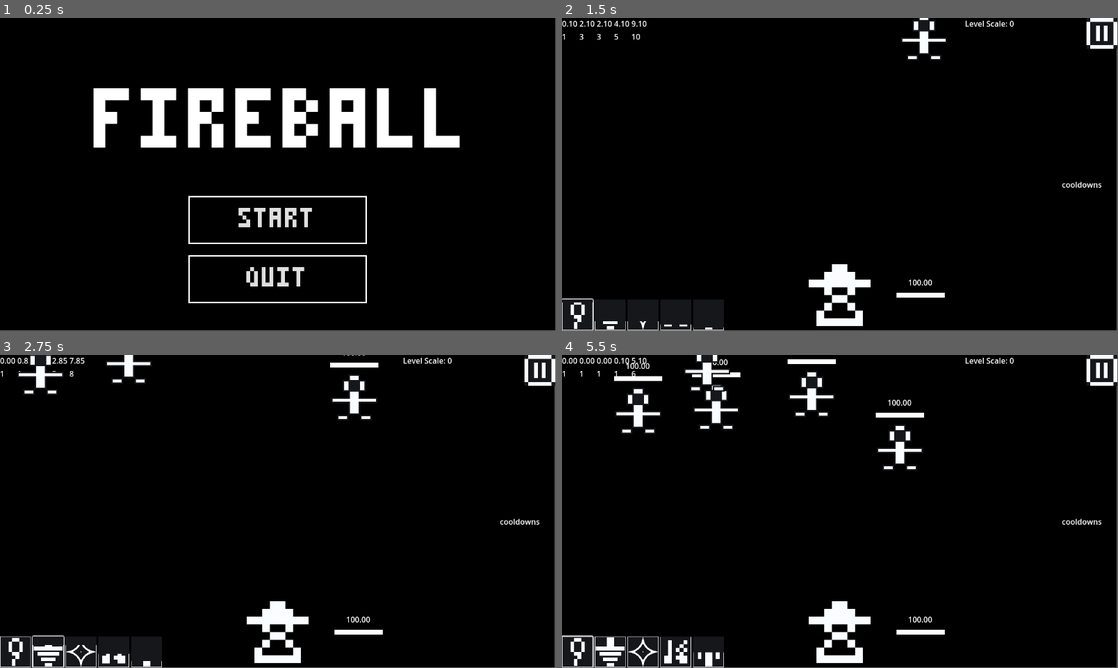
Above: before the commit, frames 1-4 (two rows, left to right).
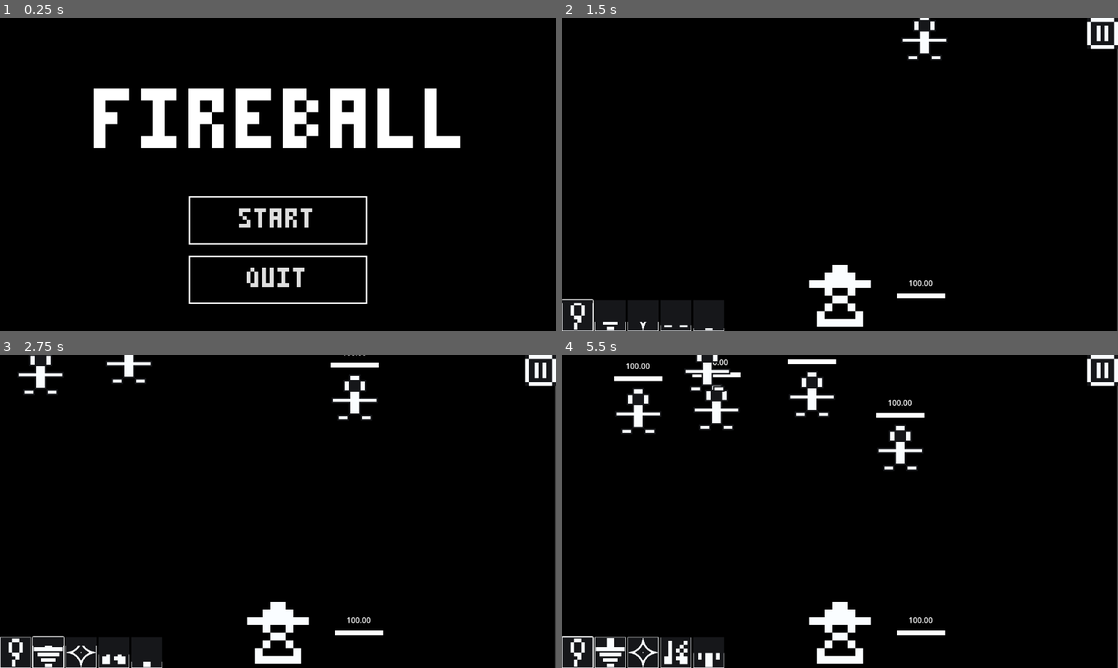
Above: after the commit, the same moments.

Repository: ThomasApplewhite/FIREBALL-Prototype
Game: Godot game, scene res://Source/GameScenes/MainMenu.tscn
Same seed, same stepped clock (60 frames per second), same inputs: the game is played once before the commit and once after it.
Inputs (mouse positions are in pixels of both pictures, inside the frame that each line leads up to):
- Up to frame 1 (0.25 s): no input
- Up to frame 2 (1.5 s): click "START" at 0.5 s; click (578, 315) at 1.27 s
- Up to frame 3 (2.75 s): click (50, 652) at 2.02 s
- Up to frame 4 (5.5 s): click (645, 652) at 2.77 s; click (673, 652) at 3.52 s; click (706, 652) at 4.27 s; click (578, 652) at 5.02 s
In our replay, the window is 799x449 before the commit and 800x450 after it. These sizes can differ from the game's own. Grey fills any space a smaller window leaves; there, only what the larger window draws over its background counts as a difference.

The runs differ from the first frame. In frame 1, 2.1% of the frame differs, in the area x 16-83%, y 22-92%; in frame 2, 1.5%; in frame 3, 1.7%; in frame 4, 2.3%, in the area x 0-100%, y 0-100%.

Commit message:
Enabled Screen Stretch and Disabled Debug Text

Diff:
--- a/Source/Functionality/game_state.tscn
+++ b/Source/Functionality/game_state.tscn
@@ -10,6 +10,7 @@
 [node name="GameState" type="Node" node_paths=PackedStringArray("buff_buttons")]
 script = ExtResource("1_4xlq6")
 buff_buttons = [NodePath("PostLevelControl/WinControl/BuffSelectorGridContainer/DamageButton"), NodePath("PostLevelCont …(226 unchanged characters)…
+show_debug_info = false
 
 [node name="DamageDealer" parent="." instance=ExtResource("2_428ch")]
 
@@ -136,6 +137,7 @@
 text = "RETRY"
 
 [node name="DebugControl" type="Control" parent="."]
+visible = false
 layout_mode = 3
 anchors_preset = 15
 anchor_right = 1.0
@@ -154,7 +156,6 @@
 grow_horizontal = 0
 
 [node name="PlayerBuffCounter" parent="." instance=ExtResource("3_hx8nk")]
-debug_show_buff_count = true
 buff_data = ExtResource("4_apscd")
 
 [connection signal="pressed" from="PostLevelControl/LoseControl/Button" to="." method="_on_restart_button_pressed"]
--- a/Source/Player/player.tscn
+++ b/Source/Player/player.tscn
@@ -37,6 +37,7 @@
 
 [node name="SpellProvider" parent="." instance=ExtResource("6_o616n")]
 spell_datas = Array[Resource("res://Source/Utils/spell_data.gd")]([ExtResource("5_yasrn"), ExtResource("6_ensdb"), ExtResource("9_cdxyn"), ExtResource("7_7fv6f"), ExtResource("8_gc8mr")])
+debug_enable_cooldowns_display = false
 
 [node name="HealthRegenerator" parent="." node_paths=PackedStringArray("health") instance=ExtResource("5_lb4yr")]
 health = NodePath("../HealthCounter")
--- a/project.godot
+++ b/project.godot
@@ -23,6 +23,7 @@
 
 window/size/mode=3
 window/size/resizable=false
+window/stretch/mode="viewport"
 
 [filesystem]
 
Not shown, changed: Docs/Home/DevelopmentDocs/FunctionalPlayabilityPolish.txt
Not shown, changed: Docs/Home/DevelopmentDocs/NiceToHaves.txt
Not shown, changed: Docs/Home/FunctionalityDocs/TestingOnAndroid.txt
